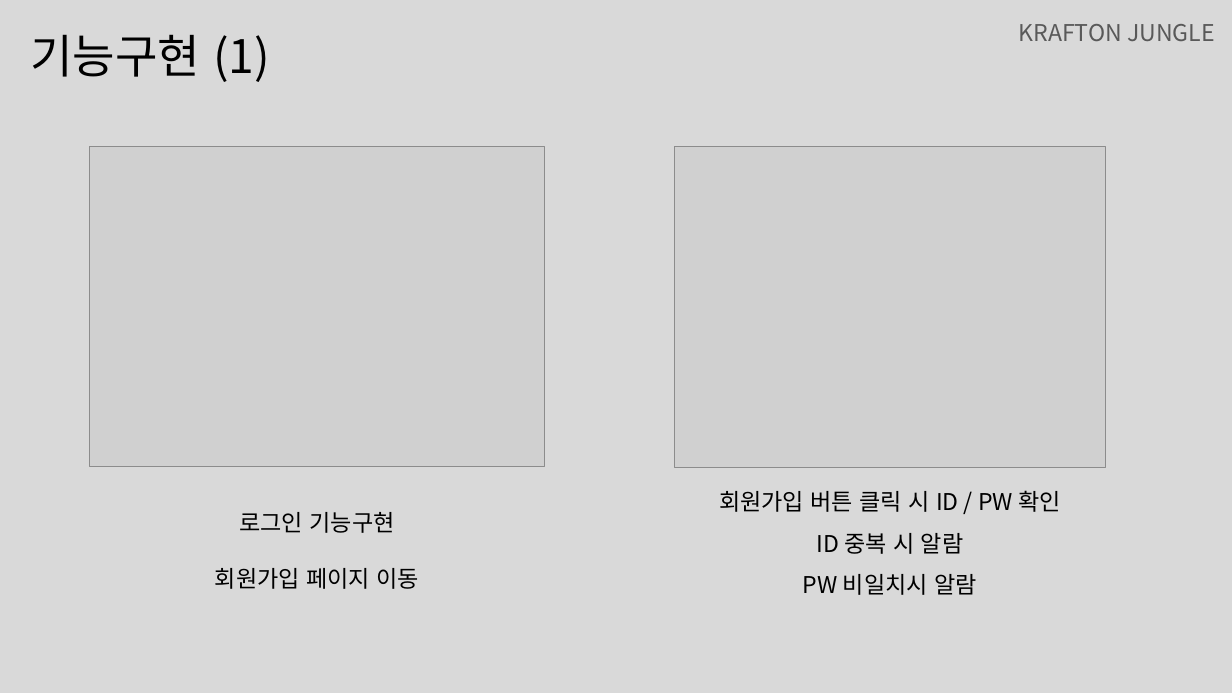
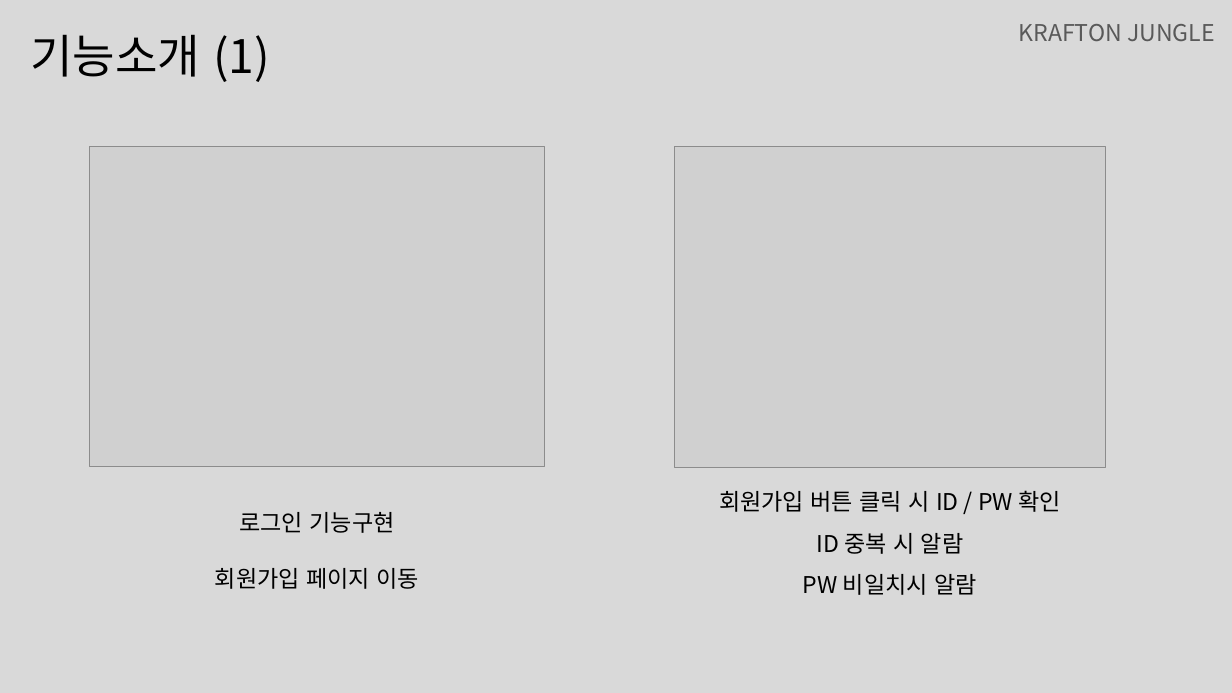
Before and after one commit to hyunsik96/00_OOTD, a slide deck: slide 3 of 기획/OOTD.pptx. Drawn at 1232x693 pixels with LibreOffice and Linux fonts; fonts in the diff are those of the drawing; grey boxes stand for pictures. Boxes give left, top, right and bottom in pixels: in the first picture for what was removed or moved away, otherwise in the second. Text is boxed around its words. In the diff, an @@ line names an element or a change of style, - is before the commit and + after.

```diff
--- a/기획/OOTD.pptx
+++ b/기획/OOTD.pptx
@@ text at (x1=30, y1=34, x2=270, y2=82): text changed @@
-기능구현 (1)
+기능소개 (1)
```
Also in this commit, not shown: 2 other slides changed, 2 other files.
